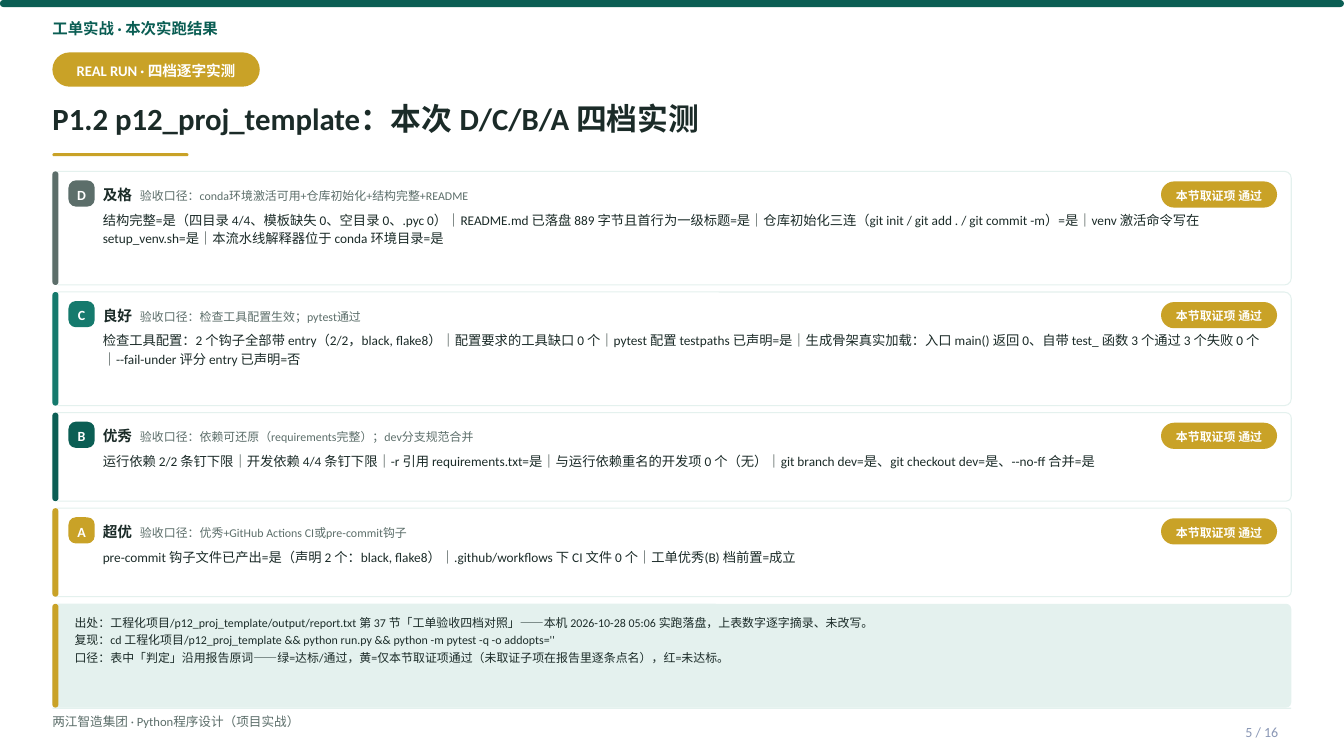
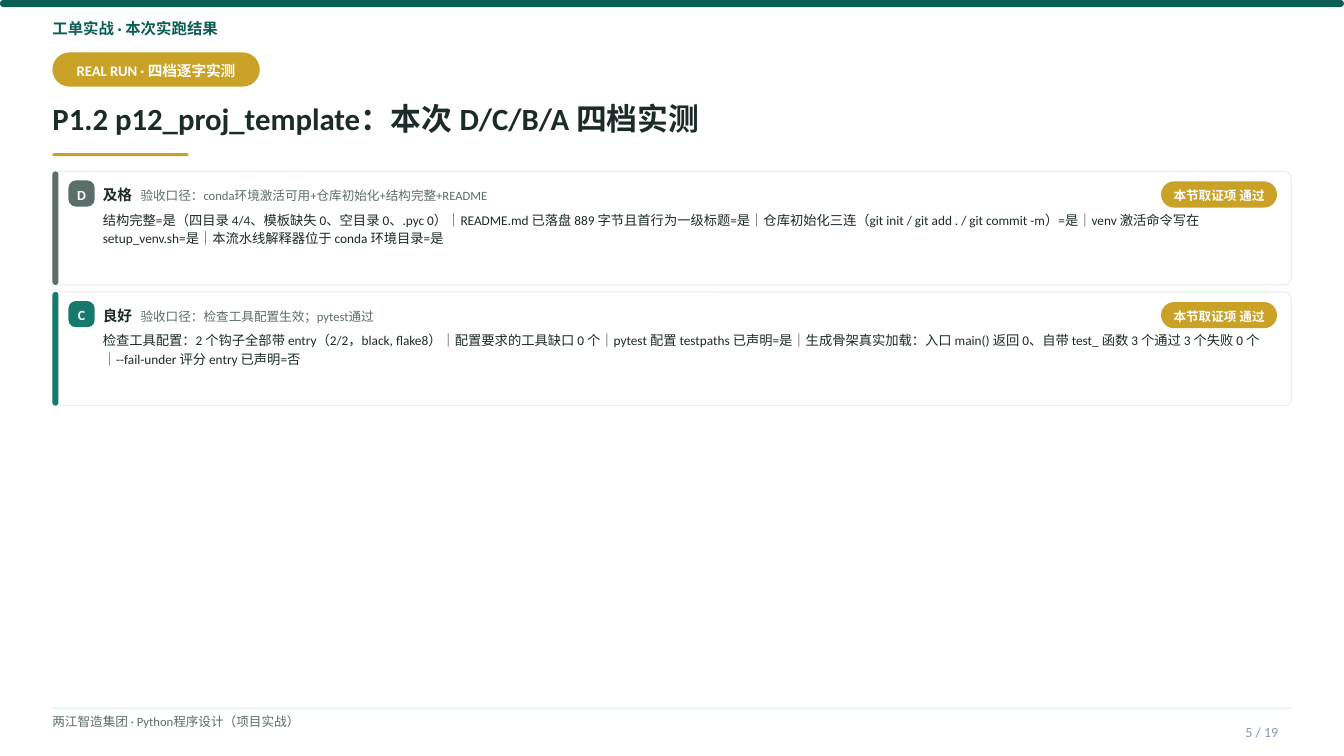
Before and after one commit to tianqiongenze/ai-course-teaching-resources, a slide deck: slide 5 of 03-Python程序设计-项目实战/V2授课PPT/W02-第4次课-交付你的第一个工程模板.pptx. Drawn at 1344x756 pixels with LibreOffice and Linux fonts; fonts in the diff are those of the drawing. Boxes give left, top, right and bottom in pixels: in the first picture for what was removed or moved away, otherwise in the second. Text is boxed around its words. In the diff, an @@ line names an element or a change of style, - is before the commit and + after.

Commit message:
feat(101): 100号报告P1/P2/P3优化方案全量执行
- P1-1: 32个精简deck注入知识速览卡+下次课预告(+64页, 逐字摘自同周完整deck)
- P1-2: 01课8个deck补重难点导航(+16页)
- P1-3: 9个高负荷页拆分(动态切点v2, 档位完整性断言0异常)
- P2: 正文<9pt升9pt(663 run, 0回退) + 冗余后缀裁剪
- P3: gate101五道门禁上线(语法/重症溢出/高负荷/乱码/check99), 终态全绿

```diff
--- a/03-Python程序设计-项目实战/V2授课PPT/W02-第4次课-交付你的第一个工程模板.pptx
+++ b/03-Python程序设计-项目实战/V2授课PPT/W02-第4次课-交付你的第一个工程模板.pptx
@@ size 8.5 to 9 pt in 4 elements at bbox=[103, 187, 488, 202], bbox=[1174, 189, 1264, 201], bbox=[103, 308, 374, 323], bbox=[1174, 310, 1264, 322] @@
@@ rounded rectangle removed at bbox=[52, 412, 1292, 501] @@
@@ rounded rectangle removed at bbox=[52, 412, 58, 501] @@
@@ rounded rectangle removed at bbox=[69, 421, 95, 448] @@
@@ text removed at bbox=[78, 432, 86, 441] @@
-B
@@ text removed at bbox=[103, 428, 473, 443] @@
-优秀 验收口径：依赖可还原（requirements完整）；dev分支规范合并
@@ rounded rectangle removed at bbox=[1162, 422, 1277, 449] @@
@@ text removed at bbox=[1176, 431, 1262, 442] @@
-本节取证项 通过
@@ text removed at bbox=[103, 454, 1094, 469] @@
-运行依赖 2/2 条钉下限｜开发依赖 4/4 条钉下限｜-r 引用 requirements.txt=是｜与运行依赖重名的开发项 0 个（无）｜git branch dev=是、git checkout dev=是、--no-ff 合并=是
@@ rounded rectangle removed at bbox=[52, 508, 1292, 597] @@
@@ rounded rectangle removed at bbox=[52, 508, 58, 597] @@
@@ rounded rectangle removed at bbox=[69, 517, 95, 543] @@
@@ text removed at bbox=[77, 528, 85, 537] @@
-A
@@ text removed at bbox=[103, 522, 407, 541] @@
-超优 验收口径：优秀+GitHub Actions CI或pre-commit钩子
@@ rounded rectangle removed at bbox=[1162, 518, 1277, 544] @@
@@ text removed at bbox=[1176, 527, 1262, 538] @@
-本节取证项 通过
@@ text removed at bbox=[103, 550, 796, 565] @@
-pre-commit 钩子文件已产出=是（声明 2 个：black, flake8）｜.github/workflows 下 CI 文件 0 个｜工单优秀(B) 档前置=成立
@@ rounded rectangle removed at bbox=[52, 604, 1292, 708] @@
@@ rounded rectangle removed at bbox=[52, 604, 58, 708] @@
@@ text removed at bbox=[75, 617, 874, 663] @@
-出处：工程化项目/p12_proj_template/output/report.txt 第 37 节「工单验收四档对照」——本机 2026-10-28 05:06 实跑落盘，上表数字逐字摘录、未改写。
-复现：cd 工程化项目/p12_proj_template && python run.py && python -m pytest -q -o addopts=''
-口径：表中「判定」沿用报告原词——绿=达标/通过，黄=仅本节取证项通过（未取证子项在报告里逐条点名），红=未达标。
@@ text at bbox=[1245, 728, 1278, 737]: text changed @@
-5 / 16
+5 / 19
```
Also in this commit, not shown: 10 other slides changed, 3 slides added, 48 other files.
